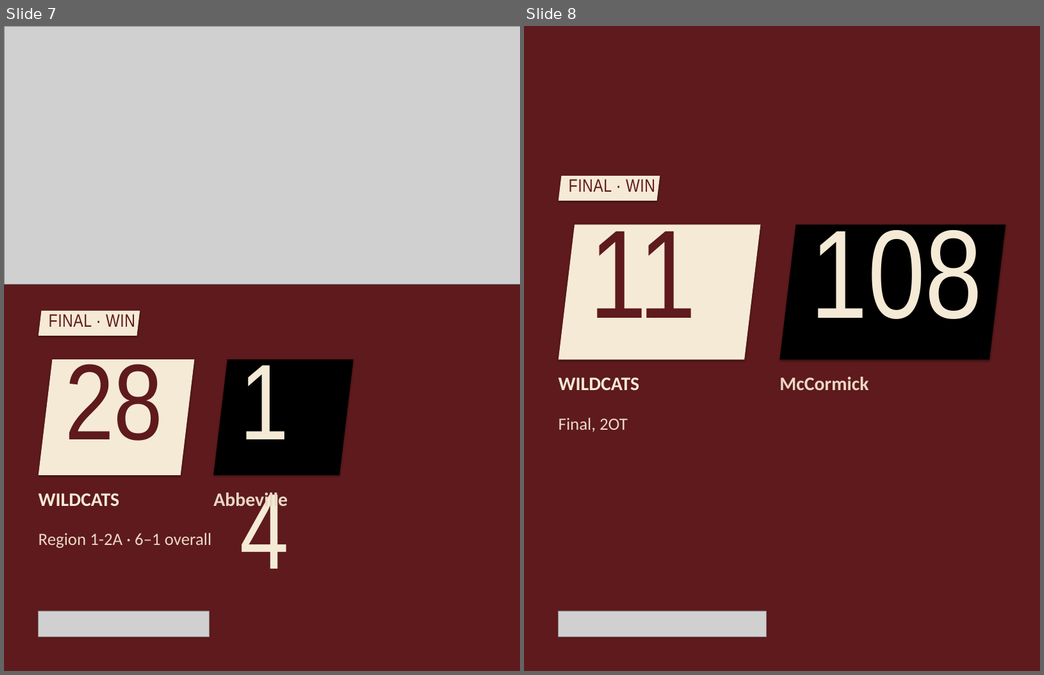
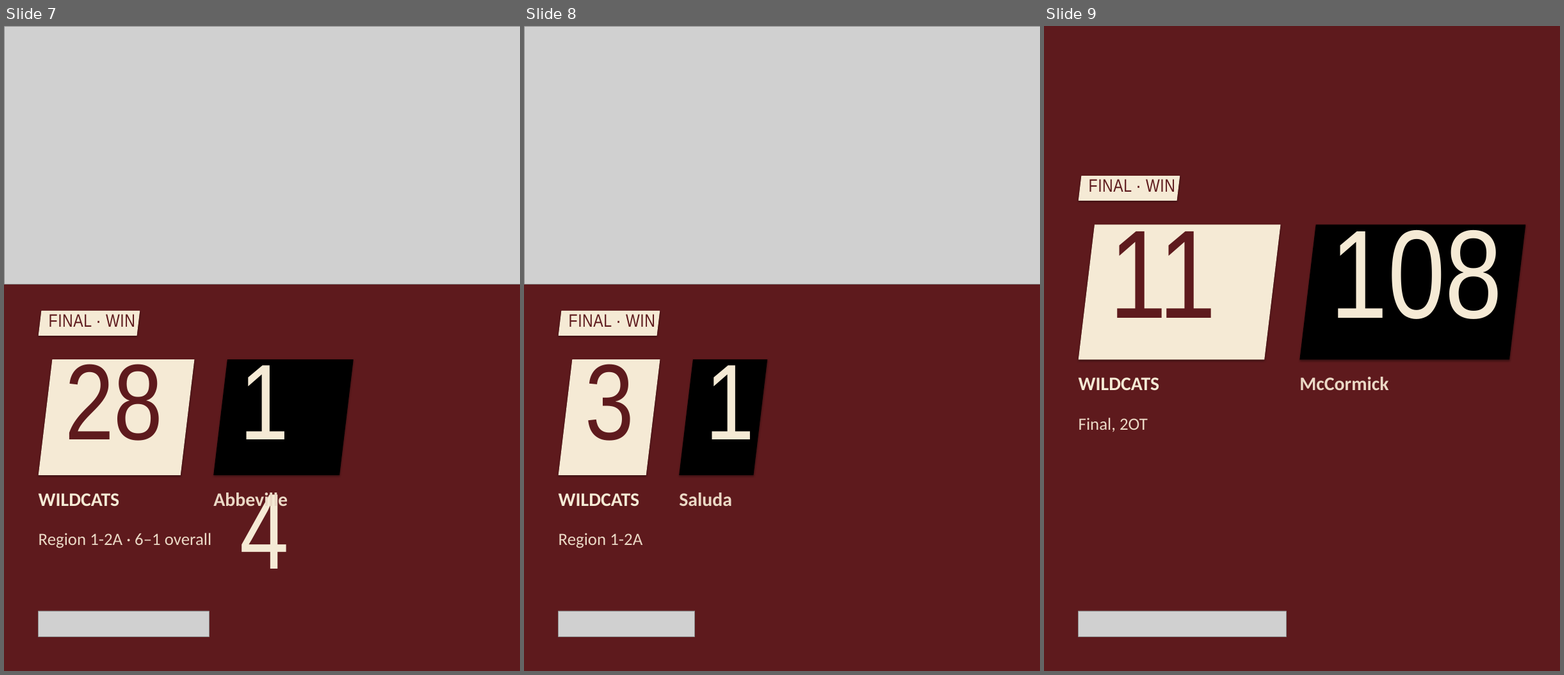
Before and after one commit to gbyo/wildcatsbrand, a slide deck: templates/social/wildcats-social-posts.pptx. Shown side by side, each under a label of ours: slides 7 and 8 before the commit, slides 7, 8 and 9 after it. The pictures are 1044x675 and 1564x675 pixels, drawn with LibreOffice and Linux fonts; fonts in the diff are those of the drawing; grey boxes stand for pictures. Boxes give left, top, right and bottom in pixels: in the first picture for what was removed or moved away, otherwise in the second. Text is boxed around its words. In the diff, an @@ line names an element or a change of style, - is before the commit and + after.

```diff
--- a/templates/social/wildcats-social-posts.pptx
+++ b/templates/social/wildcats-social-posts.pptx
@@ slide 8 added at [524,26,1040,671], background #FFFFFF @@
@@ freeform shape added at [524,26,1040,670], fill #5E1A1D @@
@@ picture added at [524,26,1040,284] @@
@@ freeform shape added at [559,311,660,336], fill #F5EAD5 @@
@@ text added at [569,314,655,327], 28.3 pt, text #5E1A1D @@
+FINAL · WIN
@@ freeform shape added at [559,359,660,475], fill #F5EAD5 @@
@@ text added at [585,353,634,441], 168.8 pt, text #5E1A1D @@
+3
@@ freeform shape added at [679,359,767,475], fill #000000 @@
@@ text added at [706,353,755,439], 168.8 pt, text #F5EAD5 @@
+1
@@ text added at [559,493,640,506], 30 pt, text #F5EAD5, bold @@
+WILDCATS
@@ text added at [679,493,732,506], 30 pt, text #EBD9C6, bold @@
+Saluda
@@ text added at [559,533,642,548], 27 pt, text #EBD9C6 @@
+Region 1-2A
@@ picture added at [559,610,695,637] @@
@@ what was slide 8 is now slide 9 @@
```
Also in this commit, not shown: 4 other files.
